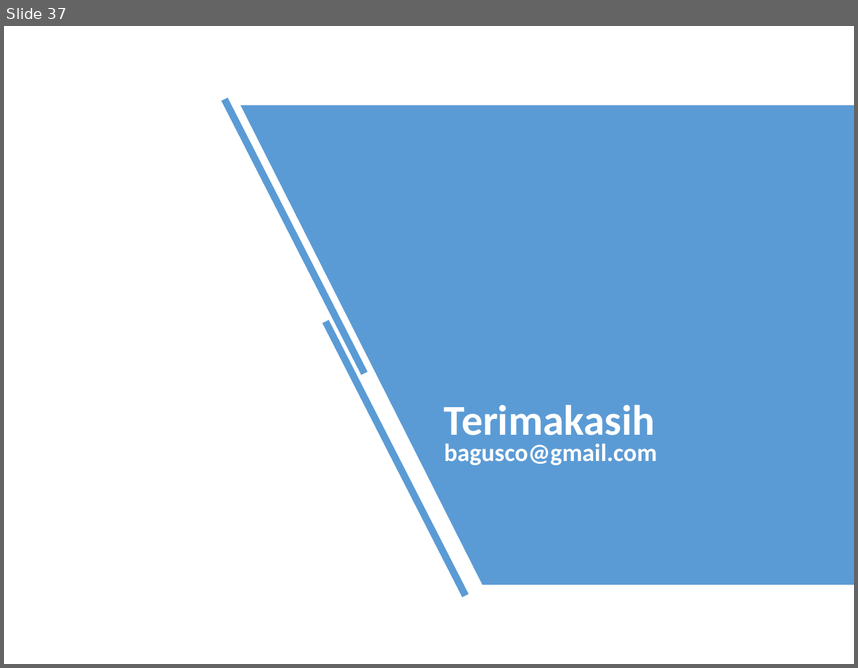
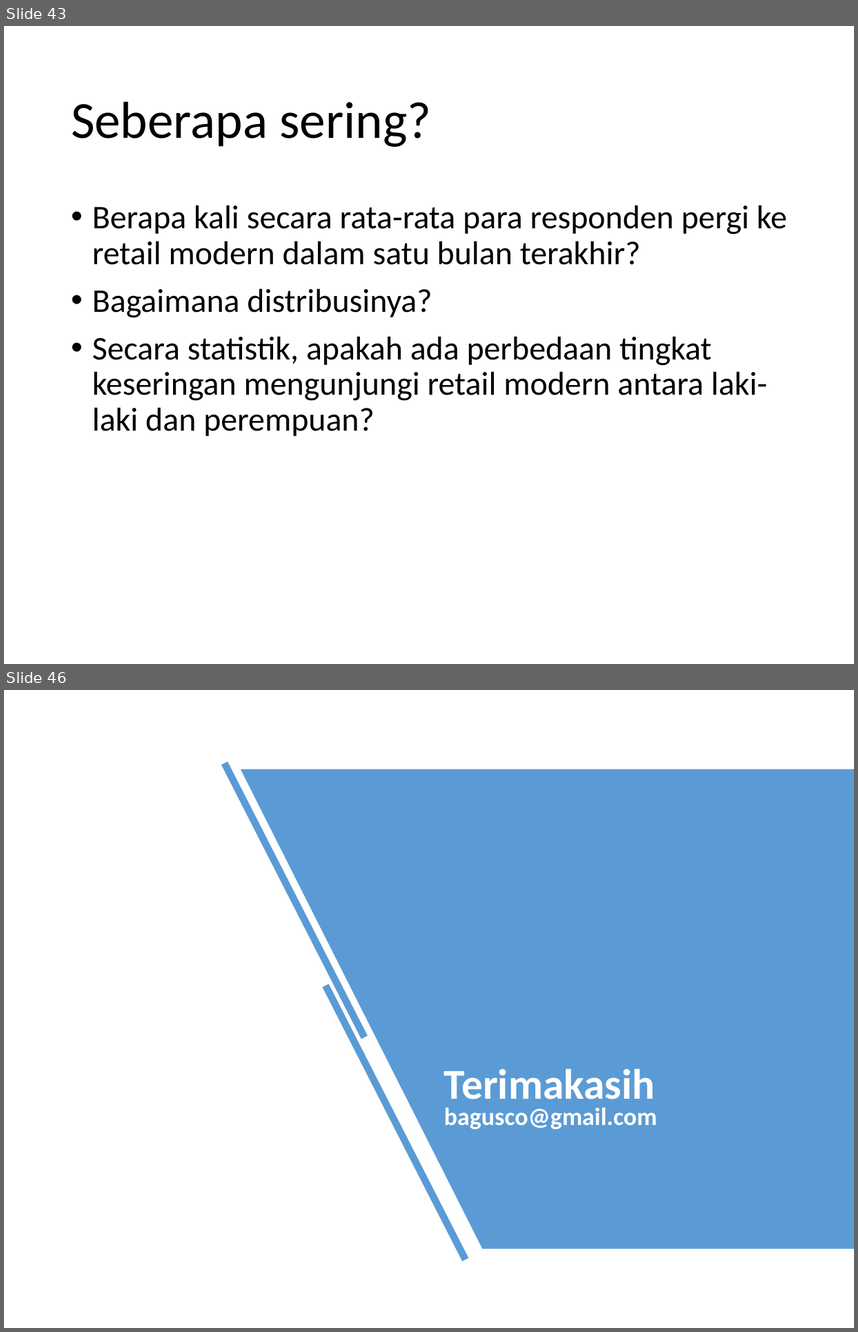
Before and after one commit to bagusco/UAI, a slide deck: Bahan Diskusi di UAI.pptx. Shown one above the other, each under a label of ours: slide 37 before the commit, slides 43 and 46 after it; the slides between them are not shown. The pictures are 858x668 and 858x1332 pixels, drawn with LibreOffice and Linux fonts; fonts in the diff are those of the drawing. Boxes give left, top, right and bottom in pixels: in the first picture for what was removed or moved away, otherwise in the second. Text is boxed around its words. In the diff, an @@ line names an element or a change of style, - is before the commit and + after.

```diff
--- a/Bahan Diskusi di UAI.pptx
+++ b/Bahan Diskusi di UAI.pptx
@@ slide 43 added at [4,26,854,664], background #FFFFFF @@
@@ title added at [71,101,431,147], 44 pt, text #000000 @@
+Seberapa sering?
@@ text added at [92,205,787,436], 28 pt, text #000000 @@
+• Berapa kali secara rata-rata para responden pergi ke retail modern dalam satu bulan terakhir?
+• Bagaimana distribusinya?
+• Secara statistik, apakah ada perbedaan tingkat keseringan mengunjungi retail modern antara laki-laki dan perempuan?
@@ what was slide 37 is now slide 46 @@
```
Also in this commit, not shown: 1 slide changed, 10 other slides added, 2 slides removed.
